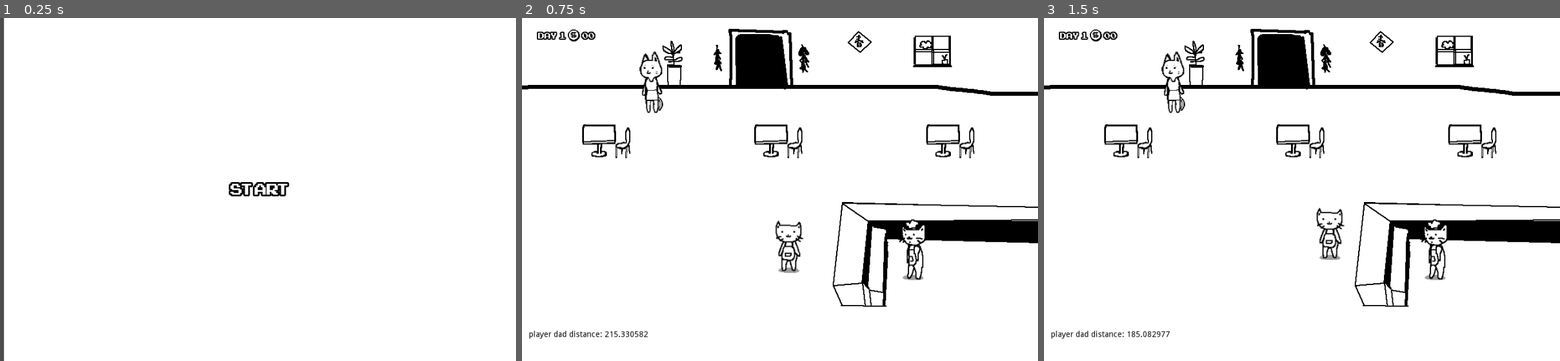
Above: before the commit, frames 1-3 (left to right).
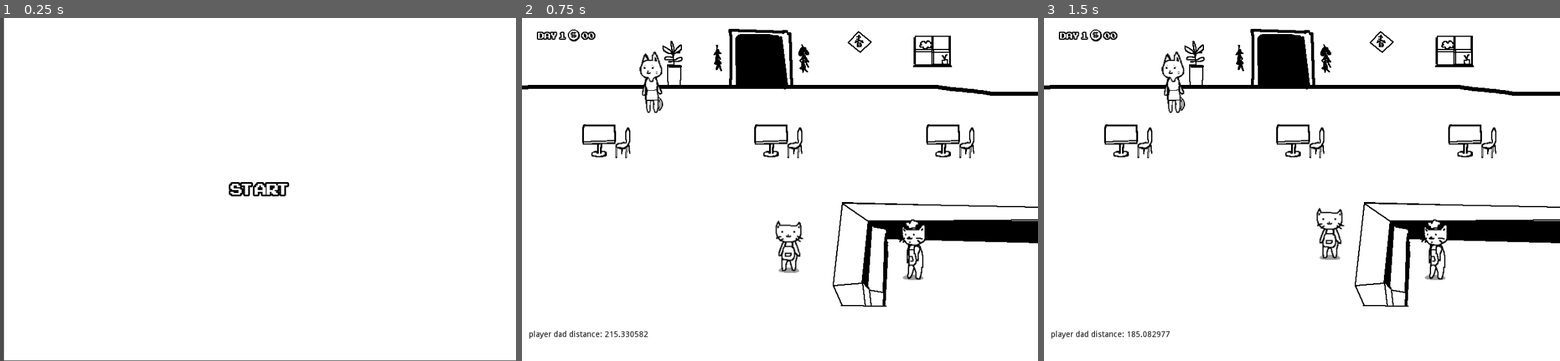
Above: after the commit, the same moments.

Repository: Wujun2333/meow_noodle
Game: Godot game, scene res://StartGame.tscn
The game is run twice, just before and just after one commit, with the same random seed, the same clock (stepped at 60 frames per second) and the same inputs.
Inputs (mouse positions are in pixels of both pictures, inside the frame that each line leads up to):
- Up to frame 1 (0.25 s): no input
- Up to frame 2 (0.75 s): click "Start" at 0.5 s
- Up to frame 3 (1.5 s): tap Enter at 1.25 s; move the mouse to (1415, 172) at 1.27 s; press the mouse at (1415, 172) at 1.28 s

The runs differ from the first frame. In frame 1, 0.2% of the frame differs, in the area x 0-100%, y 99-100%; in frame 2, nothing differs; in frame 3, nothing differs.

Commit message:
added typewriter animation

Diff:
--- a/MeowNoodle/Dialog.gd
+++ b/MeowNoodle/Dialog.gd
@@ -1,25 +1,89 @@
 extends TextureRect
 
-
-# Declare member variables here. Examples:
-# var a = 2
-# var b = "text"
+var currentLine = 0
+var script1 = [
+	"Good morning dad!",
+	"Oh hi, Hannah.",
+	"Was that the landlord that just left?",
+	"Yeah, that’s him.",
+	"What did he say?",
+	"Don’t worry about it Hannah. Why are you here?",
+	"Oh, mom wants me to check on you and see if there’s anything I can help with. After all, this is the first day of opening since the long pandemic!",
+	"Haha, yes, I’m glad that’s over now.",
+	"Is everything ok, dad? You look… worried.",
+	"It’s nothing, we’ll be fine...",
+	"No, tell me dad. I know that look on your face, is that anything to do with the landlord?",
+	"Okay… Hannah, there’s something you need to know. But don’t tell your mother now, she needs to recuperate in peace.",
+	"I won’t.",
+	"We… we might lose our store.",
+	"What?! ",
+	"Yes. The landlord asked me to pay for rent from the past two months. I’m afraid we don’t have that much savings now, and not even enough to hire new workers after we spend so much on...",
+	"…Yes, dad, I know, on mom’s hospitalization. Dad, you know, I can help too. ",
+	"Hannah… I will work my hardest to keep you guys safe and warm. You don’t need to do this.",
+	"But I want to. You and mom always worked so hard just so I could choose for my own life. Now It’s time for me to take responsibility and help out our family. I've made my decision.",
+	"Hannah. You’ve grown up. We will do this together.",
+	"Yes. We can overcome this!"]
+#
+func _ready():
+	change_name("hannah")
+	$Dialog/AnimationPlayer.play("typewriter_effect")
+	$Dialog.text = (script1[currentLine])
 
 
-# Called when the node enters the scene tree for the first time.
-func _ready():
-	change_name("hannah")
-	$Dialog.text = ("Hi dad! What are you doing here?")
-	 # Replace with function body.
+func _process(delta):
+#	print charater name fucntion
+	if currentLine % 2 == 0:
+		change_name("hannah")
+	else:
+		change_name("dad")
 
 func change_name(name):
+#	print charater name
 	if name == "hannah":
-		$CharacterName.text = ("Hannah: ")
+		$CharacterName.text = ("- Hannah -")
 	elif name == "dad":
-		$CharacterName.text = ("Dad: ")
+		$CharacterName.text = ("- Dad -")
 
-func dialog(line):
+func _on_TextureButton_pressed():
+	currentLine += 1
+	$Dialog.text = (script1[currentLine])
+	# change typewriter animation effect speed
+	if $Dialog.text.length() < 15:
+		$Dialog/AnimationPlayer.playback_speed = 2.5
+		$Dialog/AnimationPlayer.play("typewriter_effect")
+	elif $Dialog.text.length() > 15 && $Dialog.text.length() < 40:
+		$Dialog/AnimationPlayer.playback_speed = 2
+		$Dialog/AnimationPlayer.play("typewriter_effect")
+	else:
+		$Dialog/AnimationPlayer.playback_speed = 1
+		$Dialog/AnimationPlayer.play("typewriter_effect")
+	print($Dialog.text.length())
+	print($Dialog/AnimationPlayer.playback_speed)
 
-	pass
-#func _process(delta):
-#pass
+
+
+
+
+
+
+#Dad: Oh hi Hannah.
+#Hannah: Was that the landlord that just left?
+#Dad: … Yeah, that’s him.
+#Hannah: What did he say?
+#Dad: Don’t worry about it Hannah. Why are you here?
+#Hannah: Oh, mom wants me to check on you and see if there’s anything I can help with. After all, this is the first day of opening since the long pandemic!
+#Dad: Haha, yes, I’m glad that’s over now.
+#Hannah: Is everything ok, dad? You look… worried.
+#Dad: It’s nothing, we’ll be fine...
+#Hannah: No, tell me dad. I know that look on your face, is that anything to do with the landlord?
+#Dad: Okay… Hannah, there’s something you need to know. But don’t tell your mother now, she needs to recuperate in peace.
+#Hannah: I won’t.
+#Dad: We… we might lose our store.
+#Hannah: What?!
+#Dad: Yes. The landlord asked me to pay for rent from the past two months. I’m afraid we don’t have that much savings now, and not even enough to hire new workers after we spend so much on...
+#Hannah: …Yes, dad, I know, on mom’s hospitalization. Dad, you know, I can help too.
+#Dad: Hannah… I will work my hardest to keep you guys safe and warm. You don’t need to do this.
+#Hannah: But I want to. You and mom always worked so hard just so I could choose for my own life. Now It’s time for me to take responsibility and help out our family. I've made my decision.
+#Dad: Hannah. You’ve grown up. We will do this together.
+#Hannah: Yes. We will overcome this!
+#
--- a/MeowNoodle/MeowNoodle.tscn
+++ b/MeowNoodle/MeowNoodle.tscn
@@ -36,9 +36,9 @@
 	if $Player.position.distance_to($DadCat.position) < 30:
 		$StoryScene/CutScene.visible = true
 #		$StoryScene.add_child(Storyscene)
-	else:
-		$StoryScene/CutScene.visible = false
-		pass
+#	else:
+#		$StoryScene/CutScene.visible = false
+#		pass
 
 
 
--- a/MeowNoodle/StartGame.tscn
+++ b/MeowNoodle/StartGame.tscn
@@ -1,13 +1,15 @@
 [gd_scene load_steps=4 format=2]
 
-[ext_resource path="res://assets/ARCADECLASSIC.TTF" type="DynamicFontData" id=1]
 [ext_resource path="res://StartGame.gd" type="Script" id=2]
 
-[sub_resource type="DynamicFont" id=1]
+[sub_resource type="DynamicFontData" id=1]
+font_path = "res://assets/Font/ARCADECLASSIC2.TTF"
+
+[sub_resource type="DynamicFont" id=2]
 size = 39
 outline_size = 3
 outline_color = Color( 0, 0, 0, 1 )
-font_data = ExtResource( 1 )
+font_data = SubResource( 1 )
 
 [node name="StartGame" type="Control"]
 anchor_right = 1.0
@@ -21,7 +23,9 @@
 anchor_right = 1.0
 anchor_bottom = 1.0
 margin_left = 7.14987
+margin_top = -0.902496
 margin_right = 7.1499
+margin_bottom = -0.902466
 __meta__ = {
 "_edit_use_anchors_": false
 }
@@ -41,7 +45,7 @@
 margin_top = -22.0
 margin_right = 50.0
 margin_bottom = 18.0
-custom_fonts/font = SubResource( 1 )
+custom_fonts/font = SubResource( 2 )
 text = "Start"
 __meta__ = {
 "_edit_use_anchors_": false
--- a/MeowNoodle/StoryScene.tscn
+++ b/MeowNoodle/StoryScene.tscn
@@ -6,6 +6,8 @@
 [ext_resource path="res://assets/images/dad.png" type="Texture" id=4]
 [ext_resource path="res://assets/images/hannah.png" type="Texture" id=5]
 [ext_resource path="res://Dialog.gd" type="Script" id=6]
+[ext_resource path="res://assets/images/buttonNext2.png" type="Texture" id=7]
+[ext_resource path="res://assets/images/buttonNext.png" type="Texture" id=8]
 
 [sub_resource type="DynamicFont" id=1]
 size = 17
@@ -14,6 +16,22 @@
 [sub_resource type="DynamicFont" id=2]
 size = 18
 font_data = ExtResource( 2 )
+
+[sub_resource type="Animation" id=3]
+resource_name = "typewriter_effect"
+length = 1.5
+tracks/0/type = "value"
+tracks/0/path = NodePath(".:percent_visible")
+tracks/0/interp = 1
+tracks/0/loop_wrap = true
+tracks/0/imported = false
+tracks/0/enabled = true
+tracks/0/keys = {
+"times": PoolRealArray( 0, 1.5 ),
+"transitions": PoolRealArray( 1, 1 ),
+"update": 0,
+"values": [ 0.0, 1.0 ]
+}
 
 [node name="CutScene" type="Control"]
 __meta__ = {
@@ -64,8 +82,27 @@
 margin_bottom = 0.00798798
 custom_fonts/normal_font = SubResource( 2 )
 custom_colors/default_color = Color( 0, 0, 0, 1 )
+visible_characters = 106
+percent_visible = 0.866667
 text = "Lorem ipsum dolor sit amet, consectetur adipiscing elit, sed do eiusmod tempor incididunt ut labore et dolore magna aliqua."
 scroll_active = false
 __meta__ = {
 "_edit_use_anchors_": false
 }
+
+[node name="AnimationPlayer" type="AnimationPlayer" parent="DialogBkg/Dialog"]
+autoplay = "typewriter_effect"
+anims/typewriter_effect = SubResource( 3 )
+
+[node name="TextureButton" type="TextureButton" parent="."]
+margin_left = 786.297
+margin_top = 469.329
+margin_right = 826.297
+margin_bottom = 509.329
+texture_normal = ExtResource( 8 )
+texture_pressed = ExtResource( 7 )
+texture_hover = ExtResource( 7 )
+__meta__ = {
+"_edit_use_anchors_": false
+}
+[connection signal="pressed" from="TextureButton" to="DialogBkg" method="_on_TextureButton_pressed"]
--- a/MeowNoodle/Ui.tscn
+++ b/MeowNoodle/Ui.tscn
@@ -1,14 +1,16 @@
 [gd_scene load_steps=5 format=2]
 
 [ext_resource path="res://assets/images/coin.png" type="Texture" id=1]
-[ext_resource path="res://assets/ARCADECLASSIC.TTF" type="DynamicFontData" id=2]
 [ext_resource path="res://Ui.gd" type="Script" id=3]
 
-[sub_resource type="DynamicFont" id=1]
+[sub_resource type="DynamicFontData" id=1]
+font_path = "res://assets/Font/ARCADECLASSIC2.TTF"
+
+[sub_resource type="DynamicFont" id=2]
 size = 20
 outline_size = 2
 outline_color = Color( 0, 0, 0, 1 )
-font_data = ExtResource( 2 )
+font_data = SubResource( 1 )
 
 [node name="Ui" type="CanvasLayer"]
 script = ExtResource( 3 )
@@ -26,7 +28,7 @@
 [node name="Day" type="Label" parent="HBoxContainer"]
 margin_right = 33.0
 margin_bottom = 21.0
-custom_fonts/font = SubResource( 1 )
+custom_fonts/font = SubResource( 2 )
 text = "DAY"
 __meta__ = {
 "_edit_use_anchors_": false
@@ -36,7 +38,7 @@
 margin_left = 37.0
 margin_right = 59.0
 margin_bottom = 21.0
-custom_fonts/font = SubResource( 1 )
+custom_fonts/font = SubResource( 2 )
 text = "12"
 __meta__ = {
 "_edit_use_anchors_": false
@@ -55,7 +57,7 @@
 margin_left = 88.0
 margin_right = 110.0
 margin_bottom = 21.0
-custom_fonts/font = SubResource( 1 )
+custom_fonts/font = SubResource( 2 )
 text = "00"
 __meta__ = {
 "_edit_use_anchors_": false
--- /dev/null
+++ b/MeowNoodle/dbg/debug.tscn
@@ -0,0 +1,8 @@
+[gd_scene format=2]
+
+[node name="Debug" type="Control"]
+anchor_right = 1.0
+anchor_bottom = 1.0
+__meta__ = {
+"_edit_use_anchors_": false
+}
Not shown: 1 places in MeowNoodle/StoryScene.tscn that only renumber resources
Renamed: MeowNoodle/assets/ARCADECLASSIC.TTF -> MeowNoodle/assets/Font/ARCADECLASSIC2.TTF
